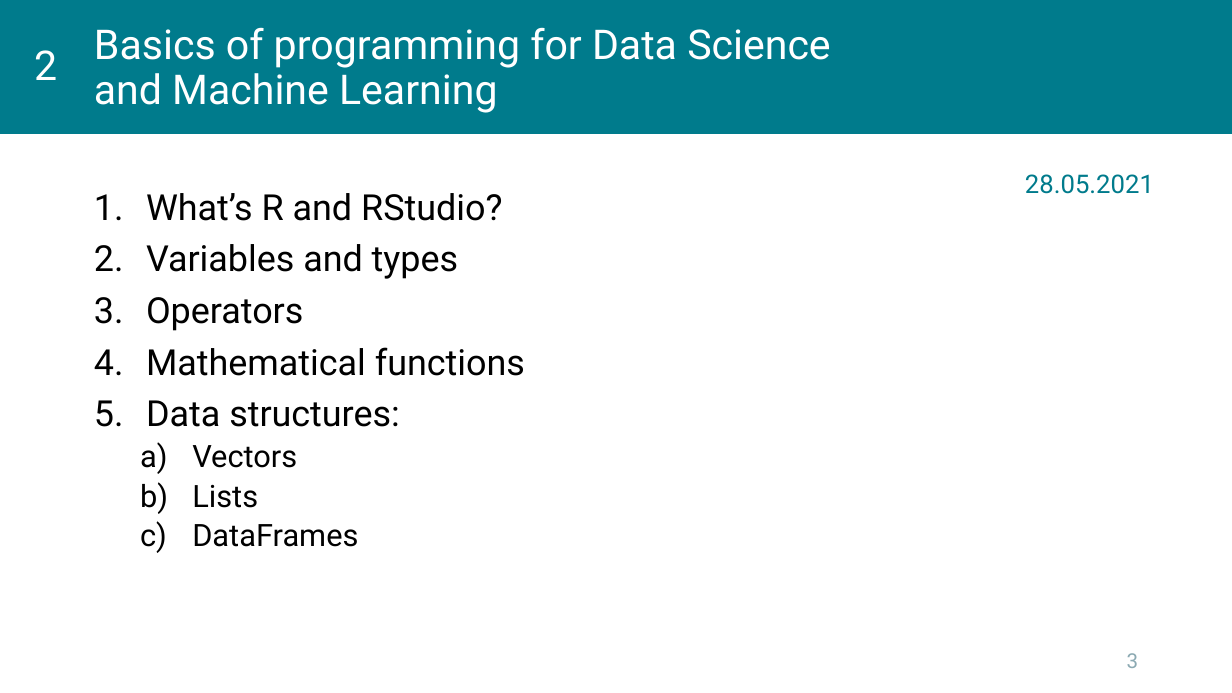
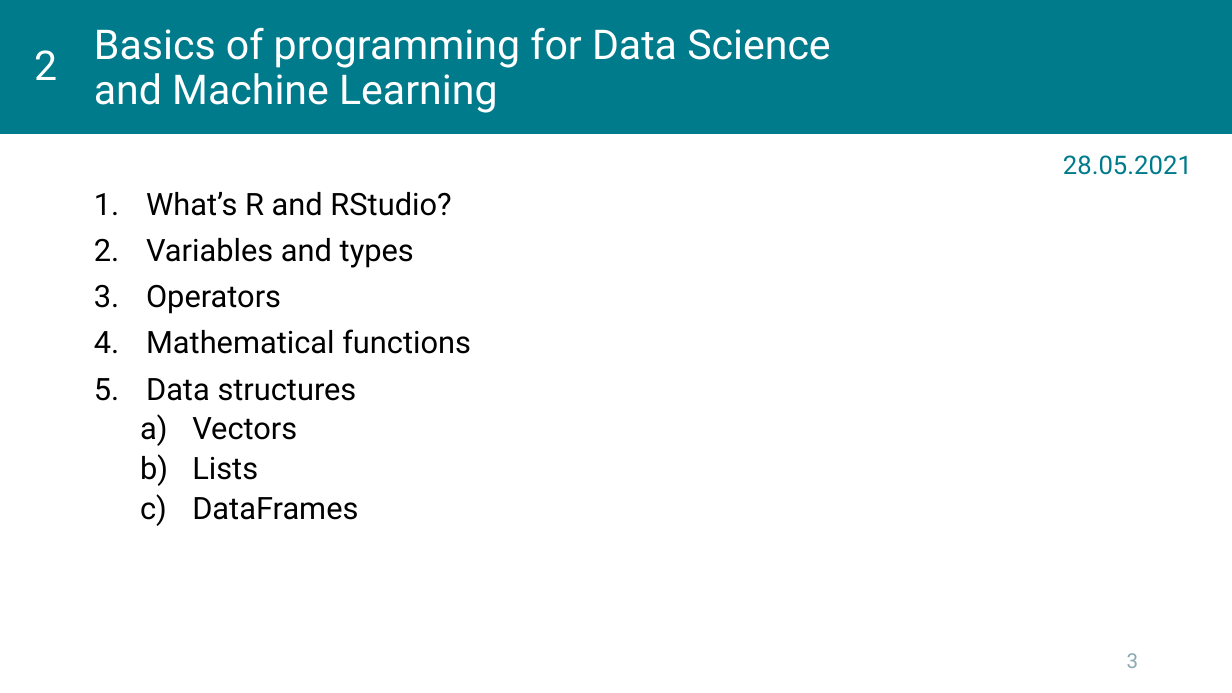
Before and after one commit to kleban/r-course-eng, a slide deck: slide 3 of pptx/00_Course.pptx. Drawn at 1232x693 pixels with LibreOffice and Linux fonts; fonts in the diff are those of the drawing; background and template pictures are left out. Boxes give left, top, right and bottom in pixels: in the first picture for what was removed or moved away, otherwise in the second. Text is boxed around its words. In the diff, an @@ line names an element or a change of style, - is before the commit and + after.

```diff
--- a/pptx/00_Course.pptx
+++ b/pptx/00_Course.pptx
@@ text "28.05.2021": place and size @@
-text "28.05.2021" at box(1025, 174, 1154, 194)
+text "28.05.2021" at box(1063, 155, 1192, 175)
@@ text at box(146, 192, 471, 354): size 28 to 24 pt in "What’s R and RStudio?", "Variables and types", "Operators", "Mathematical functions" @@
@@ text at box(146, 378, 357, 401): text changed; size 28 to 24 pt @@
-5. Data structures:
+5. Data structures
```
Also in this commit, not shown: 7 other slides changed, 1 slide added.
